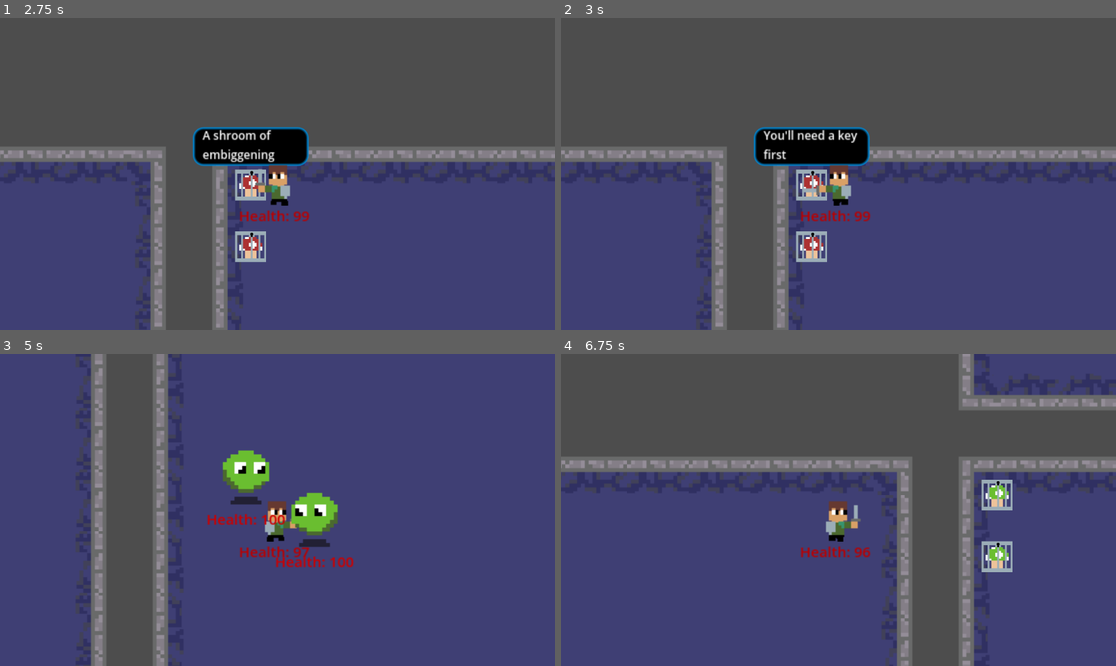
Above: before the commit, frames 1-4 (two rows, left to right).
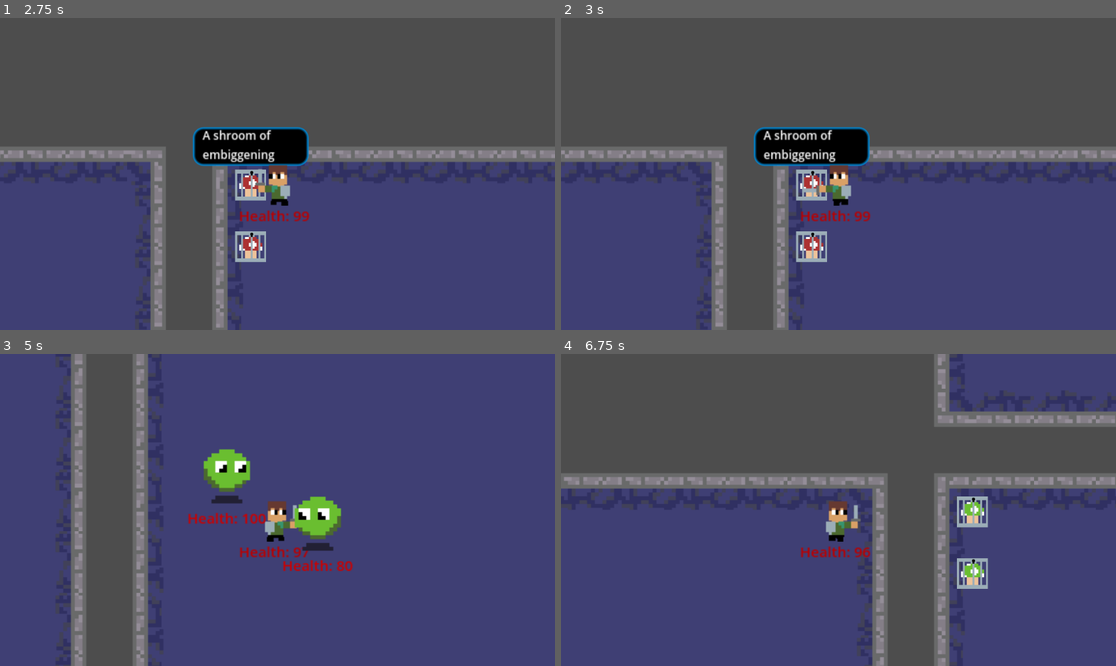
Above: after the commit, the same moments.

Repository: beml201/dungeon_game1
Game: Godot game, scene res://scenes/main.tscn
The game is run twice, just before and just after one commit, with the same random seed, the same clock (stepped at 60 frames per second) and the same inputs.
Inputs (mouse positions are in pixels of both pictures, inside the frame that each line leads up to):
- Up to frame 1 (2.75 s): move the mouse to (249, 236) at 0.52 s; hold W (up) 0.53-2.03 s; click (249, 236) at 0.6 s; move the mouse to (444, 220) at 1.27 s; click (444, 220) at 1.35 s; tap Enter at 2 s; move the mouse to (111, 127) at 2.02 s; hold A (left) from 2.03 s (still down); tap E (shoot) at 2.1 s; click (111, 127) at 2.3 s
- Up to frame 2 (3 s): keep holding A (left); move the mouse to (866, 174) at 2.77 s; click (866, 174) at 2.85 s
- Up to frame 3 (5 s): tap Space at 3.5 s; move the mouse to (194, 432) at 3.52 s; release A (left) at 3.53 s; hold S (down) 3.53-4.28 s; click (194, 432) at 3.6 s; move the mouse to (399, 494) at 4.27 s; hold D (right) from 4.28 s (still down); tap E (shoot) at 4.35 s; click (399, 494) at 4.55 s
- Up to frame 4 (6.75 s): move the mouse to (727, 525) at 5.02 s; release D (right) at 5.03 s; hold W (up) 5.03-5.78 s; click (727, 525) at 5.1 s; move the mouse to (894, 441) at 5.77 s; hold D (right) from 5.78 s (still down); click (894, 441) at 5.85 s; move the mouse to (810, 572) at 6.52 s; tap E (shoot) at 6.6 s

Frame 1 is identical in both runs. In frame 2, 0.7% of the frame differs, in the area x 36-54%, y 35-47%; in frame 3, 16%; in frame 4, 23%, in the area x 0-100%, y 0-100%.

Commit message:
Added villager mob

Diff:
--- /dev/null
+++ b/scenes/villager.tscn
@@ -0,0 +1,52 @@
+[gd_scene load_steps=6 format=3 uid="uid://don2ex3agxy1g"]
+
+[ext_resource type="Script" path="res://scripts/villager.gd" id="1_cuo2x"]
+[ext_resource type="Texture2D" uid="uid://ftiqobmplpc2" path="res://assets/animations/villager normal1.png" id="1_vx1yo"]
+
+[sub_resource type="CircleShape2D" id="CircleShape2D_cc3w2"]
+radius = 96.0
+
+[sub_resource type="CircleShape2D" id="CircleShape2D_8i7id"]
+
+[sub_resource type="CapsuleShape2D" id="CapsuleShape2D_u20vk"]
+radius = 12.0
+height = 40.0
+
+[node name="Villager" type="CharacterBody2D"]
+script = ExtResource("1_cuo2x")
+
+[node name="Sprite" type="Area2D" parent="."]
+position = Vector2(17, -3)
+
+[node name="Sprite2D" type="Sprite2D" parent="Sprite"]
+texture = ExtResource("1_vx1yo")
+hframes = 4
+
+[node name="view" type="Area2D" parent="."]
+
+[node name="view area" type="CollisionShape2D" parent="view"]
+shape = SubResource("CircleShape2D_cc3w2")
+
+[node name="hitbox" type="Area2D" parent="."]
+
+[node name="CollisionShape2D" type="CollisionShape2D" parent="hitbox"]
+position = Vector2(0, 10)
+scale = Vector2(1.6, 2)
+shape = SubResource("CircleShape2D_8i7id")
+
+[node name="body" type="CollisionShape2D" parent="."]
+position = Vector2(0, 10)
+shape = SubResource("CapsuleShape2D_u20vk")
+
+[node name="HealthLabel" type="Label" parent="."]
+offset_left = -43.0
+offset_top = 31.0
+offset_right = 45.0
+offset_bottom = 54.0
+text = "Health: 50"
+
+[connection signal="body_entered" from="view" to="." method="_on_view_body_entered"]
+[connection signal="body_exited" from="view" to="." method="_on_view_body_exited"]
+[connection signal="area_entered" from="hitbox" to="." method="_on_hitbox_area_entered"]
+[connection signal="body_entered" from="hitbox" to="." method="_on_hitbox_body_entered"]
+[connection signal="body_exited" from="hitbox" to="." method="_on_hitbox_body_exited"]
--- a/scripts/dungeon.gd
+++ b/scripts/dungeon.gd
@@ -1,7 +1,7 @@
 extends Node2D
 
 # Static Dungeon MetaData
-const N_ROOMS := 6
+const N_ROOMS := 5
 const ROOM_SIZE := Vector2i(10,10)
 const DIRECTIONS := [Vector2i(1,0),
 					 Vector2i(-1,0),
@@ -47,6 +47,7 @@
 func _on_magic_mushroom(event):
 	Global.dungeons_finished += 1
 	draw_corridor(Global.dungeons_finished)
+	Global.emit_signal("create_enemies",Global.dungeons_finished)
 
 func draw_room(coord_upperleft, width, height):
 	const atlas := Global.BASE_TILE_DICT
@@ -118,7 +119,6 @@
 		alt_tile_order = [4,6,5,7]
 	for i in range(corridor_pos.size()):
 		tiles.set_cell(corridor_pos[i], 0, Vector2i(0,0), alt_tile_order[i])
-	Global.emit_signal("create_enemies",n_events)
 
 func add_mushrooms(coord_upperleft, room_width, room_height, types=['EMBIGGEN']):
 	for i in range(types.size()):
--- a/scripts/global.gd
+++ b/scripts/global.gd
@@ -17,9 +17,12 @@
 var key_spawned := false
 var rooms_spawned = 0
 var mobs_left := 0
+var villagers_killed := 0
+var game_end = false
 
 # Public calls
 signal player_attack
 signal mob_attack
 signal magic_mushroom
 signal create_enemies
+signal log_player_position
--- a/scripts/mob_slime.gd
+++ b/scripts/mob_slime.gd
@@ -83,6 +83,8 @@
 
 func _take_damage(damage):
 	if check_for_damage:
+		# Stop multiple damage
+		check_for_damage = false
 		# Knockback
 		current_state = KNOCKBACK
 		# Damage
@@ -91,8 +93,6 @@
 		if health<=0:
 			Global.mobs_left -= 1
 			queue_free()
-		# Allow damage to be taken again
-		check_for_damage = false
 		# Show that the mob has taken damage
 		damage_visual()
 
--- a/scripts/sam.gd
+++ b/scripts/sam.gd
@@ -106,6 +106,7 @@
 	if health <= 0:
 		player_alive = false
 		health = 0
+		Global.game_end = true
 		print ("you died")
 		self.queue_free()
 
@@ -114,7 +115,7 @@
 		is_attacking = true
 		#$Basic_Animations.play("walking-slash")
 		animation_melee.play("slash")
-		Global.player_attack.emit(strength)
+		#Global.player_attack.emit(strength)
 
 	if event.is_action("shoot") and not is_attacking and "ENSEEEN" in player_upgrades:
 		is_attacking = true
@@ -151,7 +152,13 @@
 		is_attacking = false
 		Global.player_current_attack = false
 		Global.player_can_attack = true
+		Global.player_attack.emit(strength)
 
 func _on_arm_animations_animation_finished(anim_name: StringName) -> void:
 	$Arm/Arm_Animations.play("static")
 	pass # Replace with function body.
+
+func give_player_position():
+	while not Global.game_end:
+		await get_tree().create_timer(0.5).timeout
+		Global.log_player_position.emit(self.global_position)
--- /dev/null
+++ b/scripts/villager.gd
@@ -0,0 +1,143 @@
+extends CharacterBody2D
+
+# MetaData
+var speed := 200 +randi()%20
+var health := 50
+var strength := 10
+var attack_speed := 3
+var knockback_time := 0.5
+var stun := 2
+const MAX_PLAYER_POSITIONS = 5
+
+# Other variables
+enum { IN_RANGE, IN_VIEW, KNOCKBACK, LONG_FOLLOW }
+var current_state = LONG_FOLLOW
+var can_attack := false
+var check_for_damage := false
+var player = null
+var villager_direction = "right"
+var player_positions := []
+
+# Called when the node enters the scene tree for the first time.
+func _ready() -> void:
+	Global.connect("player_attack", _take_damage)
+	Global.connect("log_player_position", _log_player_position)
+
+# Called every frame. 'delta' is the elapsed time since the previous frame.
+func _process(delta: float) -> void:
+	match current_state:
+		IN_VIEW:
+			walk_directly_to_player()
+		IN_RANGE:
+			attack()
+		KNOCKBACK:
+			knockback()
+		LONG_FOLLOW:
+			track_player()
+
+func flip_sprite():
+	var direction = ""
+	if sign(velocity.x)==-1:
+		direction = "left"
+	elif sign(velocity.x)==1:
+		direction = "right"
+
+	if direction!=villager_direction and direction!="":
+		self.scale.x = -1
+		villager_direction = direction
+
+	match direction:
+		"left":
+			$HealthLabel.scale.x = -1
+			$HealthLabel.position.x = abs($HealthLabel.position.x)
+		"right":
+			$HealthLabel.scale.x = 1
+			$HealthLabel.position.x = -1*abs($HealthLabel.position.x)
+
+func track_player():
+	for pos in player_positions:
+		if pos.distance_squared_to(global_position)<9:
+			player_positions.pop_front()
+		if player_positions.size()>0:
+			velocity = (player_positions[0]-global_position).normalized()
+			velocity *= speed
+			flip_sprite()
+			move_and_slide()
+
+func walk_directly_to_player():
+	player_positions = []
+	velocity = (player.global_position-global_position).normalized()
+	velocity *= speed/4
+	flip_sprite()
+	move_and_slide()
+
+func attack():
+	if can_attack:
+		can_attack = false
+		Global.mob_attack.emit(strength)
+		await get_tree().create_timer(attack_speed).timeout
+		can_attack = true
+
+func knockback():
+	velocity.x = sign((player.global_position-global_position).x)
+	velocity.x *= -1
+	velocity.y = randf_range(-0.1, 0.1)
+	velocity *= speed
+	move_and_slide()
+
+func damage_visual(n_flashes=3):
+	for i in range(2*n_flashes):
+		var time = knockback_time/(2*n_flashes)
+		await get_tree().create_timer(time).timeout
+		if i%2==0:
+			$Sprite/Sprite2D.set_modulate(Color(1,0.2,0.2))
+		else:
+			$Sprite/Sprite2D.set_modulate(Color(1,1,1))
+
+func _take_damage(damage):
+	if check_for_damage:
+		print(damage)
+		check_for_damage = false
+		# Damage
+		health -= damage
+		$HealthLabel.text = "Health: "+str(max(0,health))
+		if health<=0:
+			Global.villagers_killed += 1
+			queue_free()
+		# Allow damage to be taken again
+		current_state = KNOCKBACK
+		# Show that the mob has taken damage
+		damage_visual()
+
+func _log_player_position(player_position):
+	player_positions.append(player_position)
+	if player_positions.size()>MAX_PLAYER_POSITIONS:
+		player_positions.pop_front()
+
+func _on_view_body_entered(body: Node2D) -> void:
+	if body.has_method("player"):
+		current_state = IN_VIEW
+		player = body
+
+func _on_view_body_exited(body: Node2D) -> void:
+	if body.has_method("player"):
+		current_state = LONG_FOLLOW
+
+func _on_hitbox_body_entered(body: Node2D) -> void:
+	if body.has_method("player"):
+		current_state = IN_RANGE
+		can_attack = true
+
+func _on_hitbox_body_exited(body: Node2D) -> void:
+	if body.has_method("player"):
+		# Add an additional timer if there is knockback
+		if current_state==KNOCKBACK:
+			await get_tree().create_timer(knockback_time).timeout
+			current_state = null
+			# Wait a bit so the player can get away
+			await get_tree().create_timer(stun).timeout
+			current_state = LONG_FOLLOW
+
+func _on_hitbox_area_entered(area: Area2D) -> void:
+	if area.has_method("sword"):
+		check_for_damage = true
Not shown, added: scenes/vilEA69.tmp
Not shown, added: scenes/vilEE19.tmp
